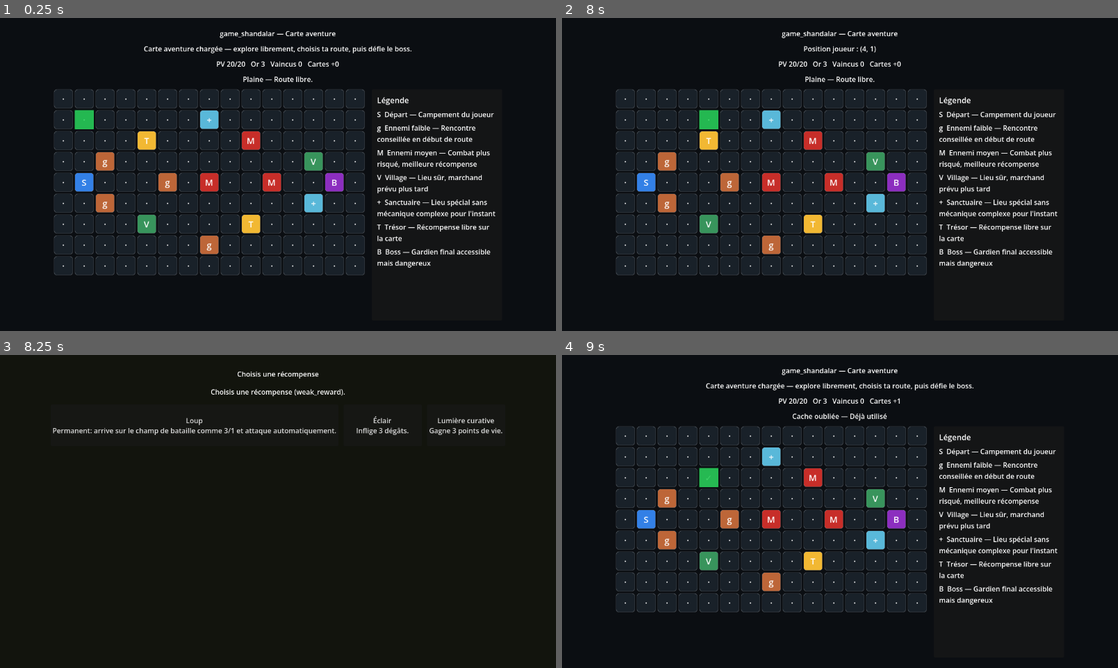
Above: before the commit, frames 1-4 (two rows, left to right).
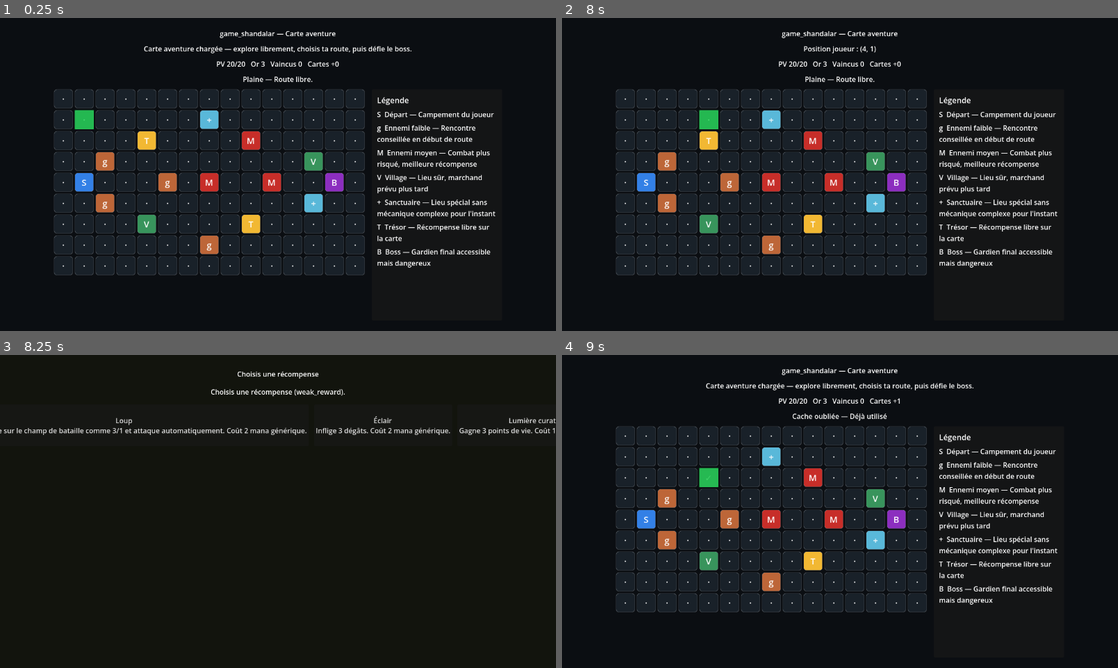
Above: after the commit, the same moments.

Repository: ludowww/game_shandalar
Game: Godot game, scene res://scenes/main/Main.tscn
Two runs of this game, one before a commit and one after it. Both use one fixed random seed, a clock stepped at 60 frames per second and the inputs below.
Inputs:
- Up to frame 1 (0.25 s): no input
- Up to frame 2 (8 s): tap Enter at 0.5, 2, 3.5 s; hold Right (move_right) 0.53-1.28 s; tap Space at 1.25, 2.75, 4.25 s; hold Down (move_down) 1.28-2.03 s; hold Right (move_right) 2.03-2.78 s; hold Up (move_up) 2.78-3.53 s; hold Left (move_left) 3.53-5.03 s; hold Down (move_down) 5.03-5.78 s; hold Right (move_right) 5.78-6.53 s; hold Up (move_up) 6.53-7.28 s; hold Right (move_right) from 7.28 s (still down)
- Up to frame 3 (8.25 s): release Right (move_right) at 8.03 s; hold Down (move_down) from 8.03 s (still down)
- Up to frame 4 (9 s): release Down (move_down) at 8.75 s; click "Loup Permanent: arrive sur le…" at 8.75 s

Frames 1-2 are identical in both runs. In frame 3, 1.3% of the frame differs, in the area x 0-100%, y 19-26%; in frame 4, nothing differs.

Commit message:
T018 add simple mana and lands

Diff:
--- a/data/cards.json
+++ b/data/cards.json
@@ -7,8 +7,9 @@
     "value": 2,
     "attack": 2,
     "health": 2,
-    "text": "Permanent: arrive sur le champ de bataille comme 2/2 et attaque automatiquement.",
-    "zone_after_play": "battlefield"
+    "text": "Permanent: arrive sur le champ de bataille comme 2/2 et attaque automatiquement. Coût 2 mana générique.",
+    "zone_after_play": "battlefield",
+    "cost": 2
   },
   {
     "id": "wolf_3_1",
@@ -18,8 +19,9 @@
     "value": 3,
     "attack": 3,
     "health": 1,
-    "text": "Permanent: arrive sur le champ de bataille comme 3/1 et attaque automatiquement.",
-    "zone_after_play": "battlefield"
+    "text": "Permanent: arrive sur le champ de bataille comme 3/1 et attaque automatiquement. Coût 2 mana générique.",
+    "zone_after_play": "battlefield",
+    "cost": 2
   },
   {
     "id": "archer_2_1",
@@ -29,8 +31,9 @@
     "value": 2,
     "attack": 2,
     "health": 1,
-    "text": "Permanent: arrive sur le champ de bataille comme 2/1 et attaque automatiquement.",
-    "zone_after_play": "battlefield"
+    "text": "Permanent: arrive sur le champ de bataille comme 2/1 et attaque automatiquement. Coût 1 mana générique.",
+    "zone_after_play": "battlefield",
+    "cost": 1
   },
   {
     "id": "knight_4_3",
@@ -40,8 +43,9 @@
     "value": 4,
     "attack": 4,
     "health": 3,
-    "text": "Permanent: arrive sur le champ de bataille comme 4/3 et attaque automatiquement.",
-    "zone_after_play": "battlefield"
+    "text": "Permanent: arrive sur le champ de bataille comme 4/3 et attaque automatiquement. Coût 4 mana générique.",
+    "zone_after_play": "battlefield",
+    "cost": 4
   },
   {
     "id": "firebolt",
@@ -49,7 +53,8 @@
     "type": "spell",
     "effect": "damage",
     "value": 3,
-    "text": "Inflige 3 dégâts."
+    "text": "Inflige 3 dégâts. Coût 2 mana générique.",
+    "cost": 2
   },
   {
     "id": "poison_dart",
@@ -57,7 +62,8 @@
     "type": "spell",
     "effect": "damage",
     "value": 4,
-    "text": "Inflige 4 dégâts."
+    "text": "Inflige 4 dégâts. Coût 3 mana générique.",
+    "cost": 3
   },
   {
     "id": "heavy_strike",
@@ -65,7 +71,8 @@
     "type": "spell",
     "effect": "damage",
     "value": 5,
-    "text": "Inflige 5 dégâts."
+    "text": "Inflige 5 dégâts. Coût 4 mana générique.",
+    "cost": 4
   },
   {
     "id": "healing_light",
@@ -73,7 +80,8 @@
     "type": "spell",
     "effect": "heal",
     "value": 3,
-    "text": "Gagne 3 points de vie."
+    "text": "Gagne 3 points de vie. Coût 1 mana générique.",
+    "cost": 1
   },
   {
     "id": "campfire",
@@ -81,7 +89,8 @@
     "type": "spell",
     "effect": "heal",
     "value": 4,
-    "text": "Gagne 4 points de vie."
+    "text": "Gagne 4 points de vie. Coût 2 mana générique.",
+    "cost": 2
   },
   {
     "id": "major_heal",
@@ -89,6 +98,17 @@
     "type": "spell",
     "effect": "heal",
     "value": 5,
-    "text": "Gagne 5 points de vie."
+    "text": "Gagne 5 points de vie. Coût 3 mana générique.",
+    "cost": 3
+  },
+  {
+    "id": "plain_land",
+    "name": "Plaine sauvage",
+    "type": "land",
+    "effect": "mana",
+    "cost": 0,
+    "mana_value": 1,
+    "text": "Terrain simple: fournit 1 mana générique à chaque tour.",
+    "zone_after_play": "lands"
   }
 ]
--- a/data/decks.json
+++ b/data/decks.json
@@ -9,7 +9,11 @@
     "healing_light",
     "campfire",
     "poison_dart",
-    "knight_4_3"
+    "knight_4_3",
+    "plain_land",
+    "plain_land",
+    "plain_land",
+    "plain_land"
   ],
   "goblin_weak": [
     "wolf_3_1",
@@ -17,7 +21,11 @@
     "archer_2_1",
     "firebolt",
     "poison_dart",
-    "healing_light"
+    "healing_light",
+    "plain_land",
+    "plain_land",
+    "plain_land",
+    "plain_land"
   ],
   "beast_weak": [
     "soldier_2_2",
@@ -25,7 +33,11 @@
     "wolf_3_1",
     "knight_4_3",
     "healing_light",
-    "campfire"
+    "campfire",
+    "plain_land",
+    "plain_land",
+    "plain_land",
+    "plain_land"
   ],
   "mage_medium": [
     "archer_2_1",
@@ -35,7 +47,11 @@
     "poison_dart",
     "healing_light",
     "heavy_strike",
-    "major_heal"
+    "major_heal",
+    "plain_land",
+    "plain_land",
+    "plain_land",
+    "plain_land"
   ],
   "boss_seal_guardian": [
     "knight_4_3",
@@ -47,6 +63,10 @@
     "heavy_strike",
     "major_heal",
     "campfire",
-    "heavy_strike"
+    "heavy_strike",
+    "plain_land",
+    "plain_land",
+    "plain_land",
+    "plain_land"
   ]
 }
--- a/scenes/battle/BattleScene.tscn
+++ b/scenes/battle/BattleScene.tscn
@@ -75,6 +75,13 @@
 horizontal_alignment = 1
 autowrap_mode = 3
 
+[node name="ManaLabel" type="Label" parent="RootMargin/VBox"]
+unique_name_in_owner = true
+layout_mode = 2
+text = "Mana — Mana joueur: 0 | Terrains joueur: 0 | Mana ennemi: 0 | Terrains ennemi: 0"
+horizontal_alignment = 1
+autowrap_mode = 3
+
 [node name="EnemyBattlefieldTitle" type="Label" parent="RootMargin/VBox"]
 layout_mode = 2
 text = "Champ de bataille ennemi"
--- a/scripts/battle/BattleController.gd
+++ b/scripts/battle/BattleController.gd
@@ -23,6 +23,7 @@
 @onready var player_battlefield_container: HBoxContainer = %PlayerBattlefieldContainer
 @onready var enemy_battlefield_container: HBoxContainer = %EnemyBattlefieldContainer
 @onready var magic_zones_label: Label = %MagicZonesLabel
+@onready var mana_label: Label = %ManaLabel
 @onready var hand_container: HBoxContainer = %HandContainer
 @onready var log_label: Label = %LogLabel
 @onready var return_button: Button = %ReturnButton
@@ -52,6 +53,8 @@
 
 	player.setup("Joueur", GameState.player_life, player_deck_ids)
 	enemy.setup(str(enemy_data.get("name", enemy_id)), int(enemy_data.get("life", 10)), decks.get(str(enemy_data.get("deck_id", "")), []))
+	player.start_turn_resources()
+	enemy.start_turn_resources()
 	log_label.text = "Combat contre %s" % enemy.name
 	refresh_ui()
 
@@ -71,9 +74,10 @@
 	if battle_finished_state:
 		return
 
+	player.start_turn_resources()
 	var card = player.play_card(card_index, card_database, enemy)
 	if card == null:
-		log_label.text = "Carte invalide."
+		log_label.text = "Mana insuffisant ou terrain déjà joué."
 		refresh_ui()
 		return
 
@@ -92,8 +96,9 @@
 	player.draw_card()
 
 func enemy_turn() -> void:
+	enemy.start_turn_resources()
 	enemy.draw_card()
-	var card_index := ai.choose_card_index(enemy)
+	var card_index := ai.choose_card_index(enemy, card_database)
 	if card_index == -1:
 		log_label.text += "\n%s ne peut pas jouer." % enemy.name
 	else:
@@ -139,6 +144,7 @@
 	enemy_name_label.text = enemy.name
 	refresh_battlefield_ui()
 	refresh_zone_summary_ui()
+	refresh_mana_ui()
 
 	for child in hand_container.get_children():
 		child.queue_free()
@@ -147,8 +153,9 @@
 		var card_id: String = player.hand[i]
 		var card: Dictionary = card_database.get(card_id, {})
 		var button := Button.new()
-		button.text = "%s\n%s" % [str(card.get("name", card_id)), str(card.get("text", ""))]
-		button.disabled = battle_finished_state
+		var cost := int(card.get("cost", 0))
+		button.text = "%s\nCoût: %d\n%s" % [str(card.get("name", card_id)), cost, str(card.get("text", ""))]
+		button.disabled = battle_finished_state or not player.can_play_card(card)
 		button.pressed.connect(play_player_card.bind(i))
 		hand_container.add_child(button)
 
@@ -159,15 +166,25 @@
 func refresh_zone_summary_ui() -> void:
 	var player_zones: Dictionary = player.get_zone_summary()
 	var enemy_zones: Dictionary = enemy.get_zone_summary()
-	magic_zones_label.text = "Zones Magic — Joueur: Bibliothèque %d | Main %d | Champ de bataille %d | Cimetière %d\nEnnemi: Bibliothèque %d | Main %d | Champ de bataille %d | Cimetière %d" % [
+	magic_zones_label.text = "Zones Magic — Joueur: Bibliothèque %d | Main %d | Champ de bataille %d | Cimetière %d | Terrains %d\nEnnemi: Bibliothèque %d | Main %d | Champ de bataille %d | Cimetière %d | Terrains %d" % [
 		int(player_zones.get("library", 0)),
 		int(player_zones.get("hand", 0)),
 		int(player_zones.get("battlefield", 0)),
 		int(player_zones.get("graveyard", 0)),
+		int(player_zones.get("lands", 0)),
 		int(enemy_zones.get("library", 0)),
 		int(enemy_zones.get("hand", 0)),
 		int(enemy_zones.get("battlefield", 0)),
-		int(enemy_zones.get("graveyard", 0))
+		int(enemy_zones.get("graveyard", 0)),
+		int(enemy_zones.get("lands", 0))
+	]
+
+func refresh_mana_ui() -> void:
+	mana_label.text = "Mana joueur: %d | Terrains joueur: %d\nMana ennemi: %d | Terrains ennemi: %d" % [
+		player.current_mana,
+		player.lands.size(),
+		enemy.current_mana,
+		enemy.lands.size()
 	]
 
 func populate_battlefield(container: HBoxContainer, creatures: Array) -> void:
--- a/scripts/battle/Combatant.gd
+++ b/scripts/battle/Combatant.gd
@@ -6,6 +6,8 @@
 const ZONE_HAND := "Main"
 const ZONE_BATTLEFIELD := "Champ de bataille"
 const ZONE_GRAVEYARD := "Cimetière"
+const ZONE_LANDS := "Terrains"
+const RESOURCE_MANA := "Mana générique"
 const FUTURE_ZONE_LANDS := "Terrains (futur)"
 const FUTURE_RESOURCE_MANA := "Mana (futur)"
 
@@ -17,6 +19,9 @@
 var hand: Array = []
 var battlefield: Array = []
 var graveyard: Array = []
+var lands: Array = []
+var current_mana := 0
+var land_played_this_turn := false
 
 func setup(combatant_name: String, starting_life: int, card_ids: Array) -> void:
 	name = combatant_name
@@ -27,6 +32,19 @@
 	hand = library.draw_many(3)
 	battlefield = []
 	graveyard = []
+	lands = []
+	current_mana = 0
+	land_played_this_turn = false
+
+func start_turn_resources() -> void:
+	current_mana = total_mana_from_lands()
+	land_played_this_turn = false
+
+func total_mana_from_lands() -> int:
+	var total := 0
+	for land in lands:
+		total += int(land.get("mana_value", 1))
+	return total
 
 func draw_card() -> void:
 	var card = library.draw()
@@ -40,15 +58,43 @@
 	var card_id: String = hand.pop_at(card_index)
 	var card: Dictionary = card_database.get(card_id, {}).duplicate()
 	if card.is_empty():
+		hand.insert(card_index, card_id)
 		return null
 	card["id"] = card_id
 
-	if str(card.get("type", "")) == "creature":
+	if not can_play_card(card):
+		hand.insert(card_index, card_id)
+		return null
+
+	if str(card.get("type", "")) == "land":
+		play_land(card)
+	elif str(card.get("type", "")) == "creature":
+		pay_mana_for(card)
 		summon_creature(card)
 	else:
+		pay_mana_for(card)
 		apply_card_effect(card, target)
 		move_to_graveyard(card_id)
 	return card
+
+func can_play_card(card: Dictionary) -> bool:
+	if str(card.get("type", "")) == "land":
+		return not land_played_this_turn
+	return current_mana >= int(card.get("cost", 0))
+
+func play_land(card: Dictionary) -> void:
+	var land := {
+		"id": str(card.get("id", "")),
+		"name": str(card.get("name", "Terrain")),
+		"mana_value": int(card.get("mana_value", 1))
+	}
+	lands.append(land)
+	land_played_this_turn = true
+	current_mana = total_mana_from_lands()
+
+func pay_mana_for(card: Dictionary) -> void:
+	current_mana -= int(card.get("cost", 0))
+	current_mana = max(0, current_mana)
 
 func summon_creature(card: Dictionary) -> void:
 	var card_id := str(card.get("id", ""))
@@ -88,6 +134,8 @@
 		"hand": hand.size(),
 		"battlefield": battlefield.size(),
 		"graveyard": graveyard.size(),
+		"lands": lands.size(),
+		"mana": current_mana,
 		"future_lands": FUTURE_ZONE_LANDS,
 		"future_mana": FUTURE_RESOURCE_MANA
 	}
--- a/scripts/battle/SimpleAI.gd
+++ b/scripts/battle/SimpleAI.gd
@@ -1,6 +1,13 @@
 extends RefCounted
 
-func choose_card_index(combatant) -> int:
+func choose_card_index(combatant, card_database: Dictionary = {}) -> int:
 	if combatant.hand.is_empty():
 		return -1
-	return 0
+	for i in range(combatant.hand.size()):
+		var card_id: String = combatant.hand[i]
+		var card: Dictionary = card_database.get(card_id, {})
+		if card.is_empty():
+			continue
+		if combatant.can_play_card(card):
+			return i
+	return -1
Not shown, changed: README.md
Not shown, changed: docs/roadmap.md
Not shown, changed: tests/test_battle_engine_static.py
Not shown, changed: tests/test_game_data_static.py
Not shown, added: tests/test_simple_mana_static.py
